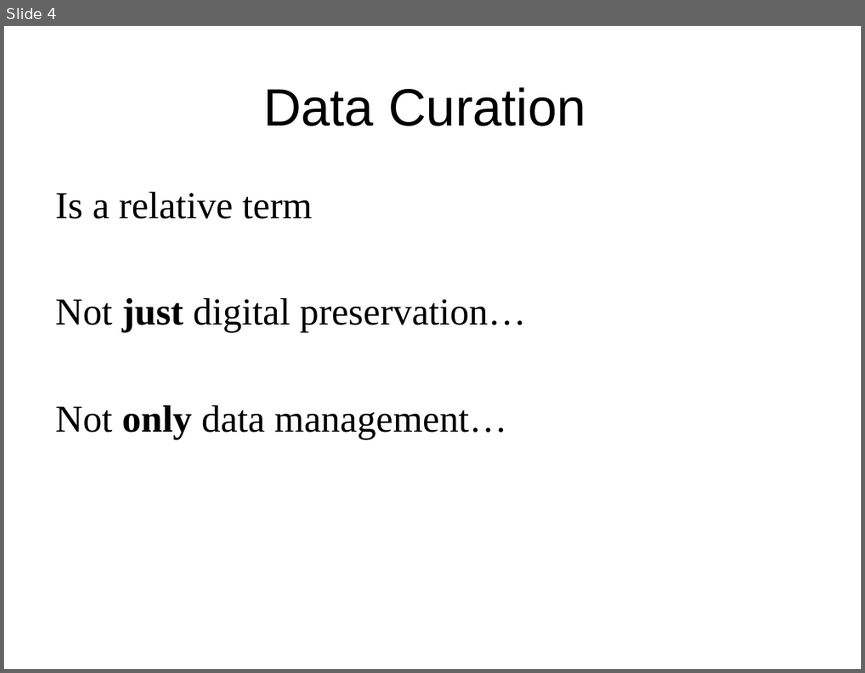
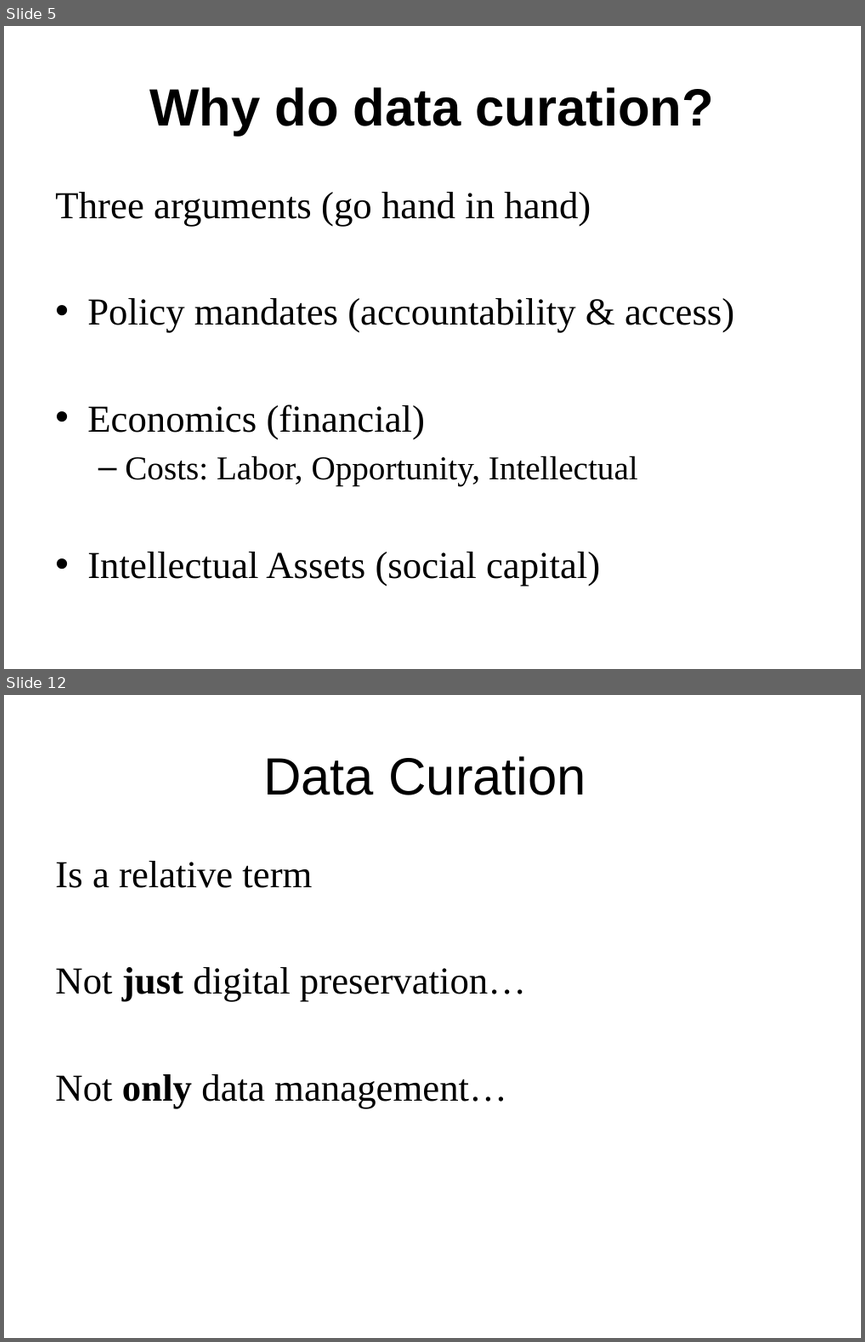
Before and after one commit to DataCurationWorkshop/HongKongCurationWorkshop, a slide deck: Day_1/Day_1_Lectures/Slides/Day_1_Lecture_Intro.pptx. Shown one above the other, each under a label of ours: slide 4 before the commit, slides 5 and 12 after it; the slides between them are not shown. The pictures are 865x673 and 865x1342 pixels, drawn with LibreOffice and Linux fonts; fonts in the diff are those of the drawing; background and template pictures are left out. Boxes give left, top, right and bottom in pixels: in the first picture for what was removed or moved away, otherwise in the second. Text is boxed around its words. In the diff, an @@ line names an element or a change of style, - is before the commit and + after.

```diff
--- a/Day_1/Day_1_Lectures/Slides/Day_1_Lecture_Intro.pptx
+++ b/Day_1/Day_1_Lectures/Slides/Day_1_Lecture_Intro.pptx
@@ slide 5 added at (4, 26, 861, 669), background #FFFFFF @@
@@ title added at (150, 87, 714, 136), 44 pt, text #000000, bold @@
+Why do data curation?
@@ text added at (55, 192, 734, 586), 32 pt, text #000000 @@
+Three arguments (go hand in hand)
+• Policy mandates (accountability & access)
+• Economics (financial)
+  – Costs: Labor, Opportunity, Intellectual
+• Intellectual Assets (social capital)
@@ what was slide 4 is now slide 12 @@
```
Also in this commit, not shown: 1 slide changed, 7 other slides added, 5 other files.
